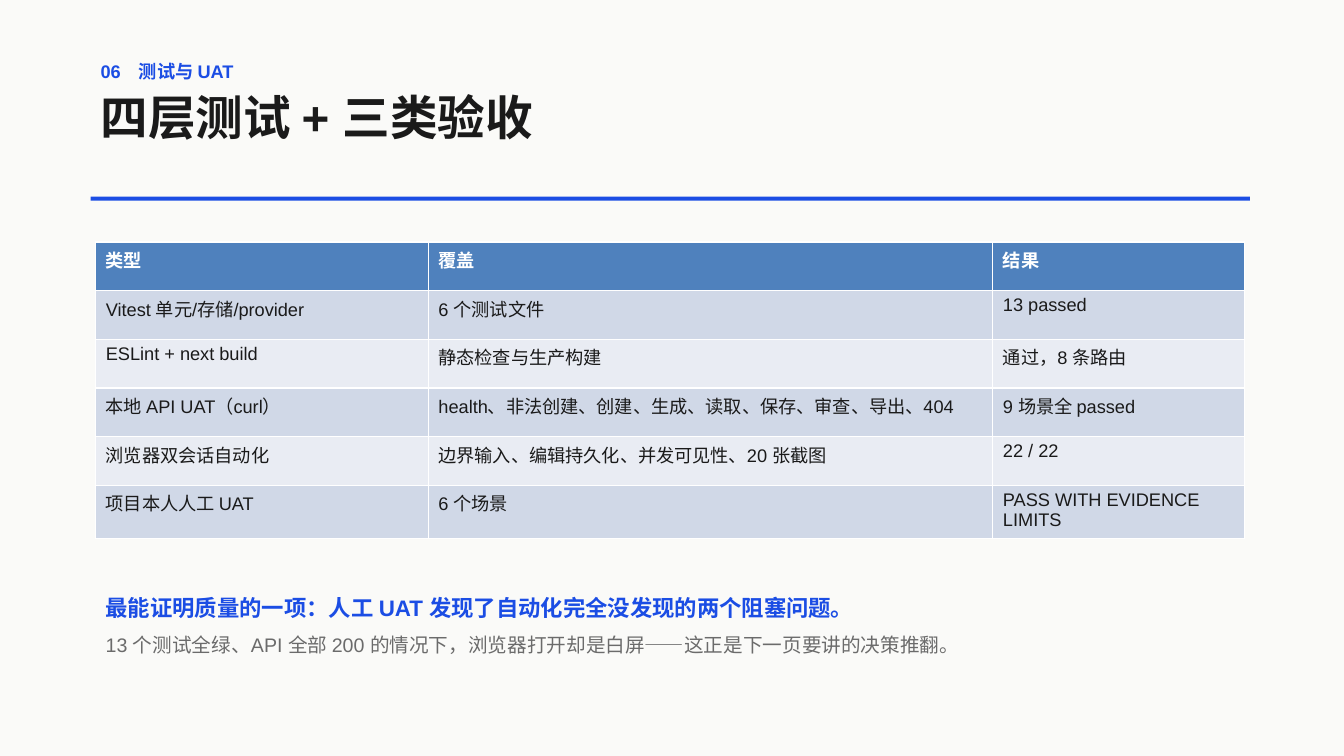
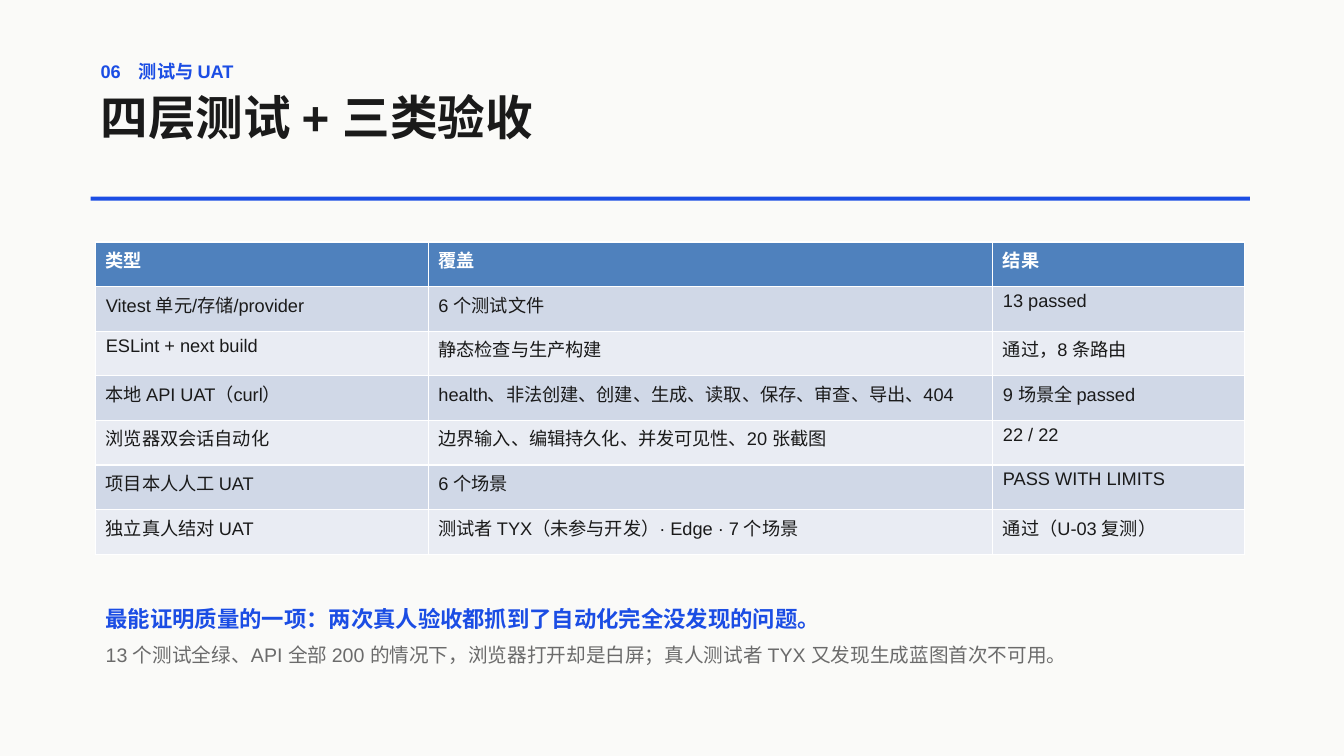
Before and after one commit to xuzihan0823/msd-2510631109-arena-lite, a slide deck: slide 7 of projects/launchspec-ai/submissions/2510631109-launchspec-ai-defense.pptx. Drawn at 1344x756 pixels with LibreOffice and Linux fonts; fonts in the diff are those of the drawing. Boxes give left, top, right and bottom in pixels: in the first picture for what was removed or moved away, otherwise in the second. Text is boxed around its words. In the diff, an @@ line names an element or a change of style, - is before the commit and + after.

Commit message:
[2510631109] record independent human pair UAT (TYX, 2026-07-29)
新增 process/uat/launchspec-ai-human-pair-uat-2026-07-29.md：
- 测试者 TYX（未参与开发），Edge，demo provider
- U-03 生成蓝图首次不可用、内容不显示，处理后复测通过
- 其余 6 项一次通过；U-04~U-07 在 U-03 修复后重新执行
- 测试者未表述的两项反馈如实留空，未代写

如实说明：本次处理未产生业务代码提交（6b2fe9c 与 5a3b56d
之间无提交，工作区干净），记录中不引用修复提交号。

同步更新 Gate 3（F-1 转为已完成）、PROCESS、evidence 索引、
draft-uat、第 2 次周志、最终报告与 12 页答辩 PPT。
7-23 本人 UAT 记录保持原文，仅追加后续补记。

```diff
--- a/projects/launchspec-ai/submissions/2510631109-launchspec-ai-defense.pptx
+++ b/projects/launchspec-ai/submissions/2510631109-launchspec-ai-defense.pptx
@@ table at [96,242,1245,555] @@
-row 6: 项目本人人工 UAT | 6 个场景 | PASS WITH EVIDENCE LIMITS
+row 6: 项目本人人工 UAT | 6 个场景 | PASS WITH LIMITS
+row 7: 独立真人结对 UAT | 测试者 TYX（未参与开发）· Edge · 7 个场景 | 通过（U-03 复测）
@@ text at [106,608,1066,665]: text changed @@
-最能证明质量的一项：人工 UAT 发现了自动化完全没发现的两个阻塞问题。
-13 个测试全绿、API 全部 200 的情况下，浏览器打开却是白屏——这正是下一页要讲的决策推翻。
+最能证明质量的一项：两次真人验收都抓到了自动化完全没发现的问题。
+13 个测试全绿、API 全部 200 的情况下，浏览器打开却是白屏；真人测试者 TYX 又发现生成蓝图首次不可用。
```
Also in this commit, not shown: 3 other slides changed, 11 other files.
